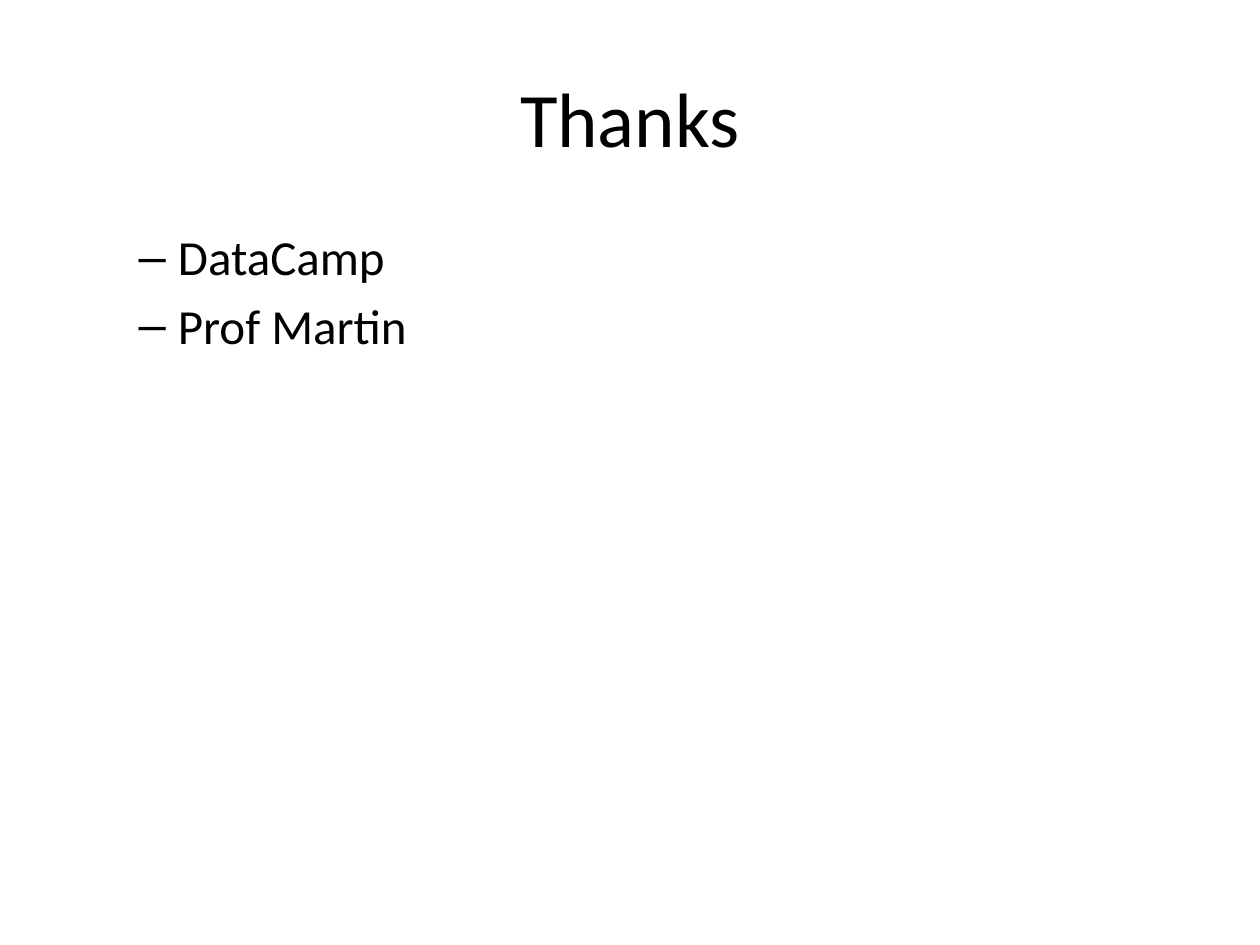
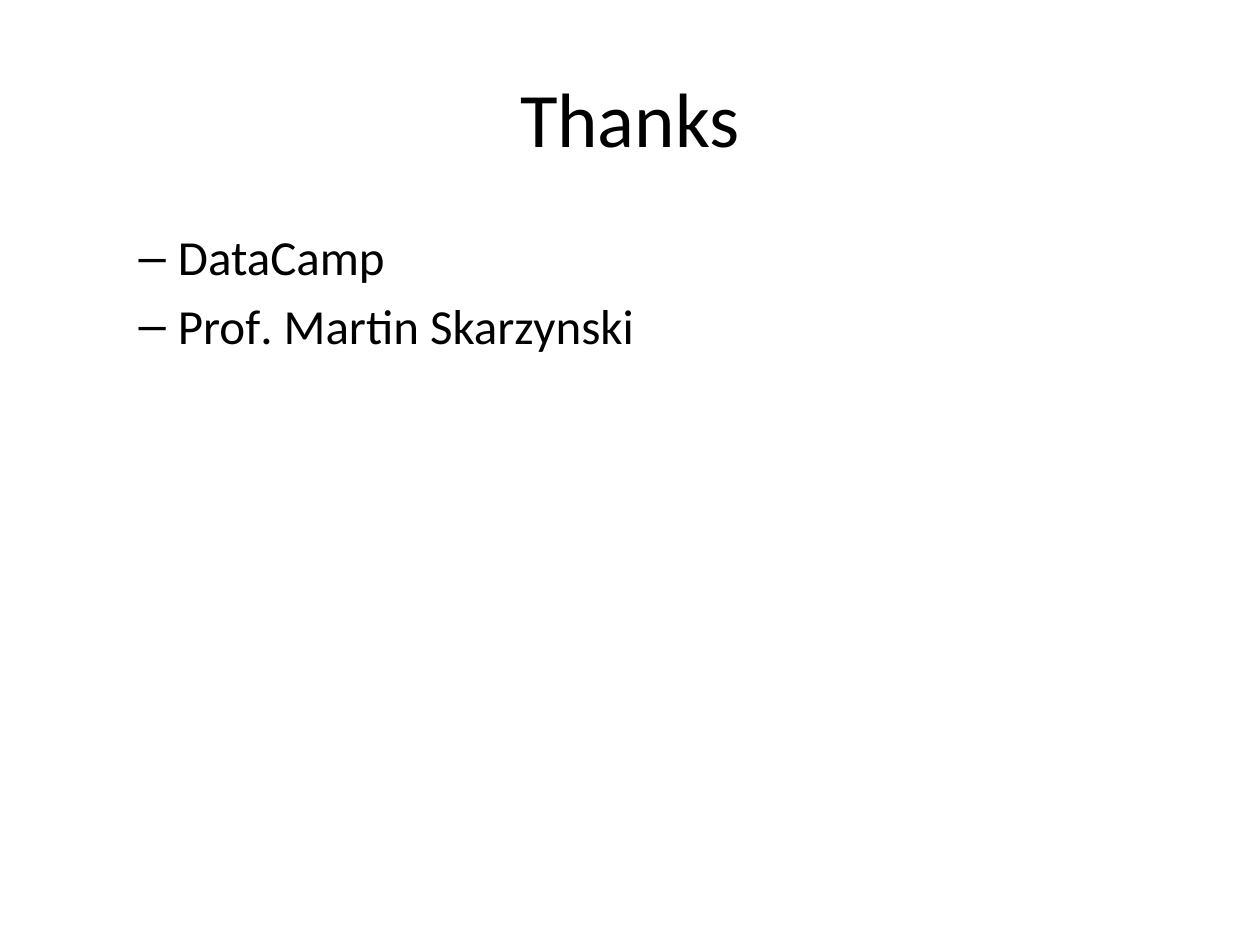
Before and after one commit to mbihan/biof309_spring2018_project1, a slide deck: slide 12 of Name_Game__Gender_Prediction_using_Sound/NGGPUS.pptx (slide 10 before the commit). Drawn at 1260x945 pixels with LibreOffice and Linux fonts; fonts in the diff are those of the drawing. Boxes give left, top, right and bottom in pixels: in the first picture for what was removed or moved away, otherwise in the second. Text is boxed around its words. In the diff, an @@ line names an element or a change of style, - is before the commit and + after.

Commit message:
Changes made to ppt

```diff
--- a/Name_Game__Gender_Prediction_using_Sound/NGGPUS.pptx
+++ b/Name_Game__Gender_Prediction_using_Sound/NGGPUS.pptx
@@ text at [178,310,634,352]: text changed @@
-  – Prof Martin
+  – Prof. Martin Skarzynski
```
Also in this commit, not shown: 7 other slides changed, 4 slides added, 2 slides removed, 3 other files.
